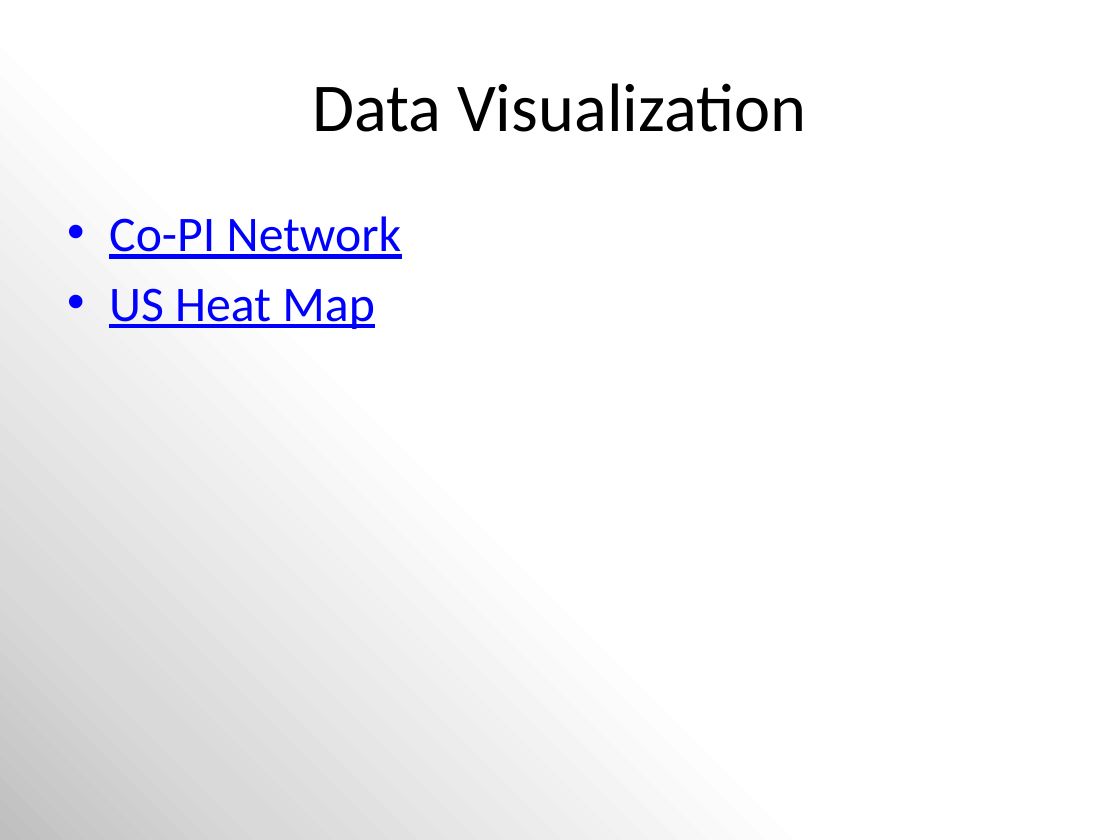
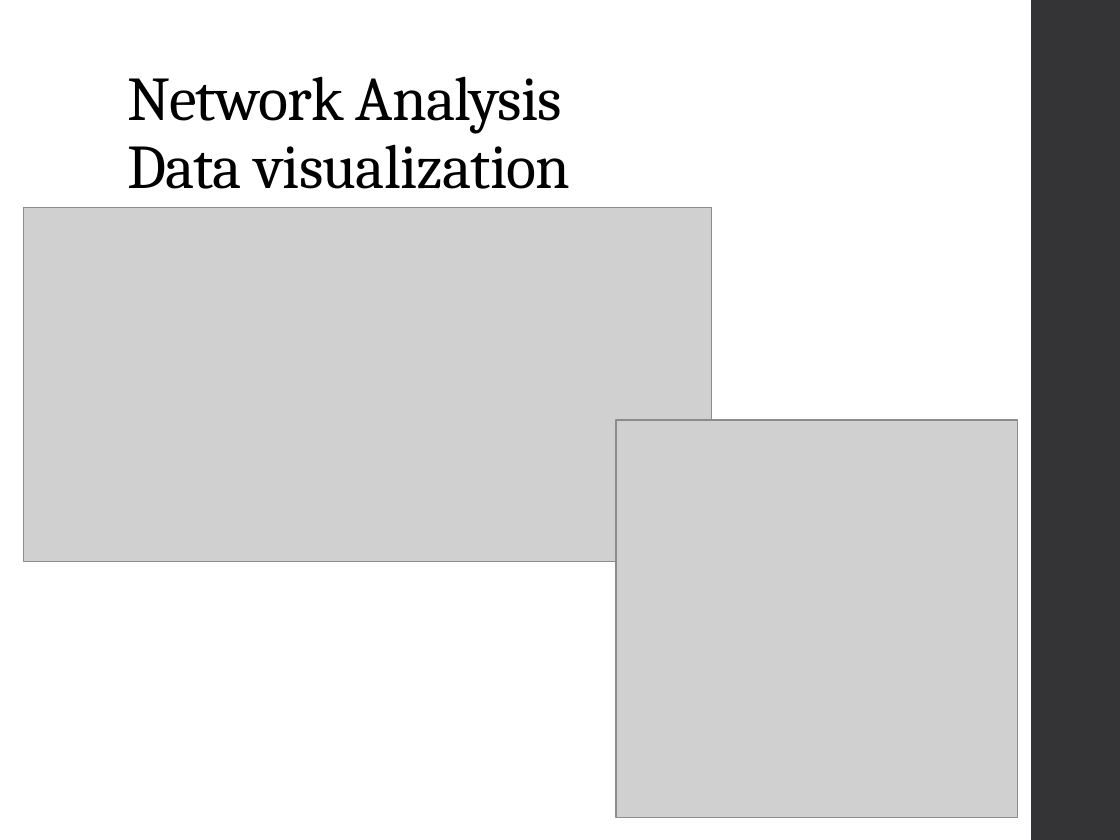
Before and after one commit to MizzouDataMiningCourse-Vaccines/VaccineEffectiveness, a slide deck: slide 12 of docs/Mining NIH Grant Data.pptx (slide 11 before the commit). Drawn at 1120x840 pixels with LibreOffice and Linux fonts; fonts in the diff are those of the drawing; grey boxes stand for pictures. Boxes give left, top, right and bottom in pixels: in the first picture for what was removed or moved away, otherwise in the second. Text is boxed around its words. In the diff, an @@ line names an element or a change of style, - is before the commit and + after.

```diff
--- a/docs/Mining NIH Grant Data.pptx
+++ b/docs/Mining NIH Grant Data.pptx
@@ background gradient #BFBFBF to #D9D9D9 to #FFFFFF to #FFFFFF @@
@@ rectangle added at (x1=1032, y1=0, x2=1120, y2=840), fill #353537 @@
@@ title "Network Analysis Data visualization" at (x1=127, y1=76, x2=570, y2=189): vertical alignment middle to bottom @@
@@ title at (x1=127, y1=76, x2=570, y2=189): text changed; size 44 to 40 pt; font Calibri to Cambria @@
-Data Visualization
+Network Analysis
+Data visualization
@@ picture added at (x1=24, y1=207, x2=712, y2=562) @@
@@ text removed at (x1=109, y1=216, x2=402, y2=329) @@
-• Co-PI Network
-• US Heat Map
@@ picture added at (x1=616, y1=420, x2=1018, y2=818) @@
```
Also in this commit, not shown: 11 other slides changed, 3 slides added, 2 slides removed, 2 other files.
